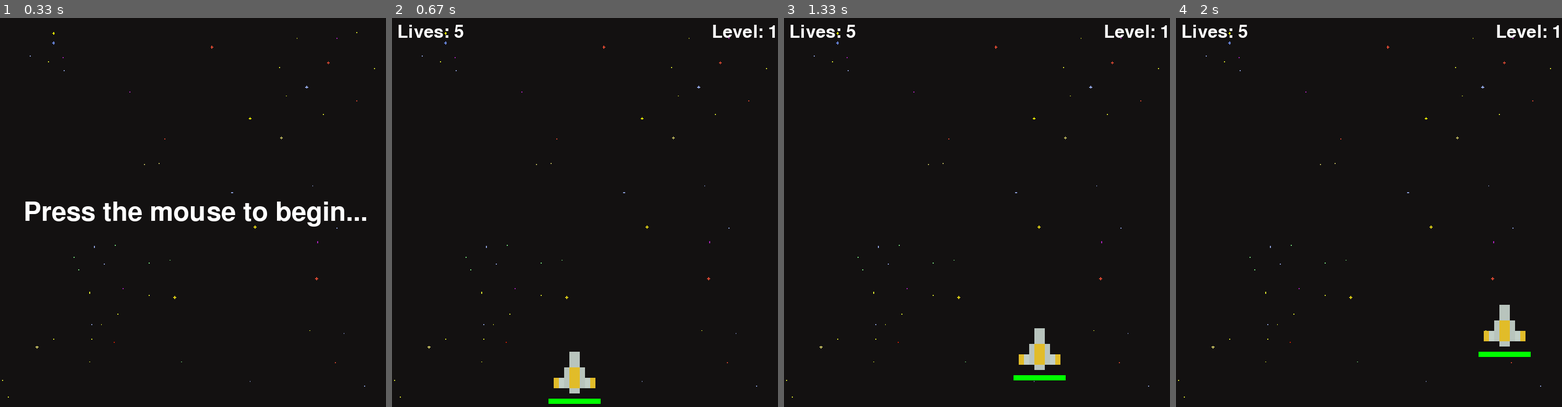
Above: before the commit, frames 1-4 (left to right).
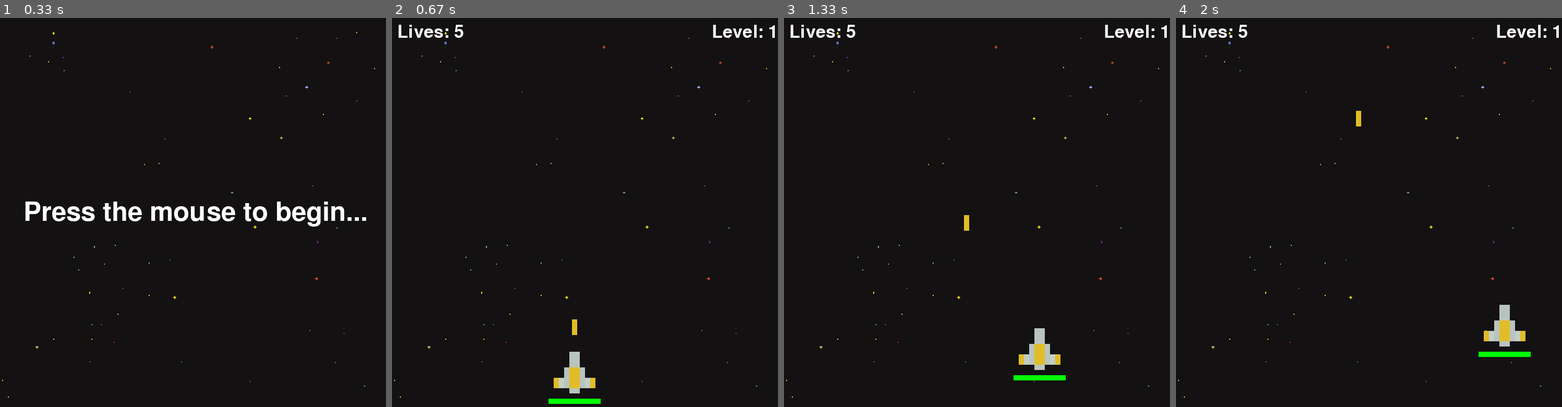
Above: after the commit, the same moments.

Repository: Harsh-2909/Space-Shooter-Pygame
Game: pygame game, started from main.py
Same seed, same stepped clock (60 frames per second), same inputs: the game is played once before the commit and once after it.
Inputs (mouse positions are in pixels of both pictures, inside the frame that each line leads up to):
- Up to frame 1 (0.33 s): no input
- Up to frame 2 (0.67 s): press the mouse at (573, 231) at 0.37 s; move the mouse to (642, 216) at 0.47 s; release the mouse at (712, 204) at 0.6 s
- Up to frame 3 (1.33 s): hold Right 0.67-1.13 s; hold Up from 1.17 s (still down)
- Up to frame 4 (2 s): release Up at 1.47 s; hold Right 1.5-1.97 s

Frame 1 is identical in both runs. In frame 2, less than 0.1% of the frame differs, in the area x 46-48%, y 77-82%; in frame 3, less than 0.1%; in frame 4, less than 0.1%.

Commit message:
Added additional mouse control to fire laser

Diff:
--- a/main.py
+++ b/main.py
@@ -229,6 +229,10 @@
         if keys[pygame.K_SPACE]:
             player.shoot()
 
+        mouse_press = pygame.mouse.get_pressed()
+        if mouse_press[0]: # Fires the laser if the mouse key is pressed
+            player.shoot()
+
         for enemy in enemies[:]:
             enemy.move(ENEMY_VEL)
             enemy.move_lasers(LASER_VELO, player)
